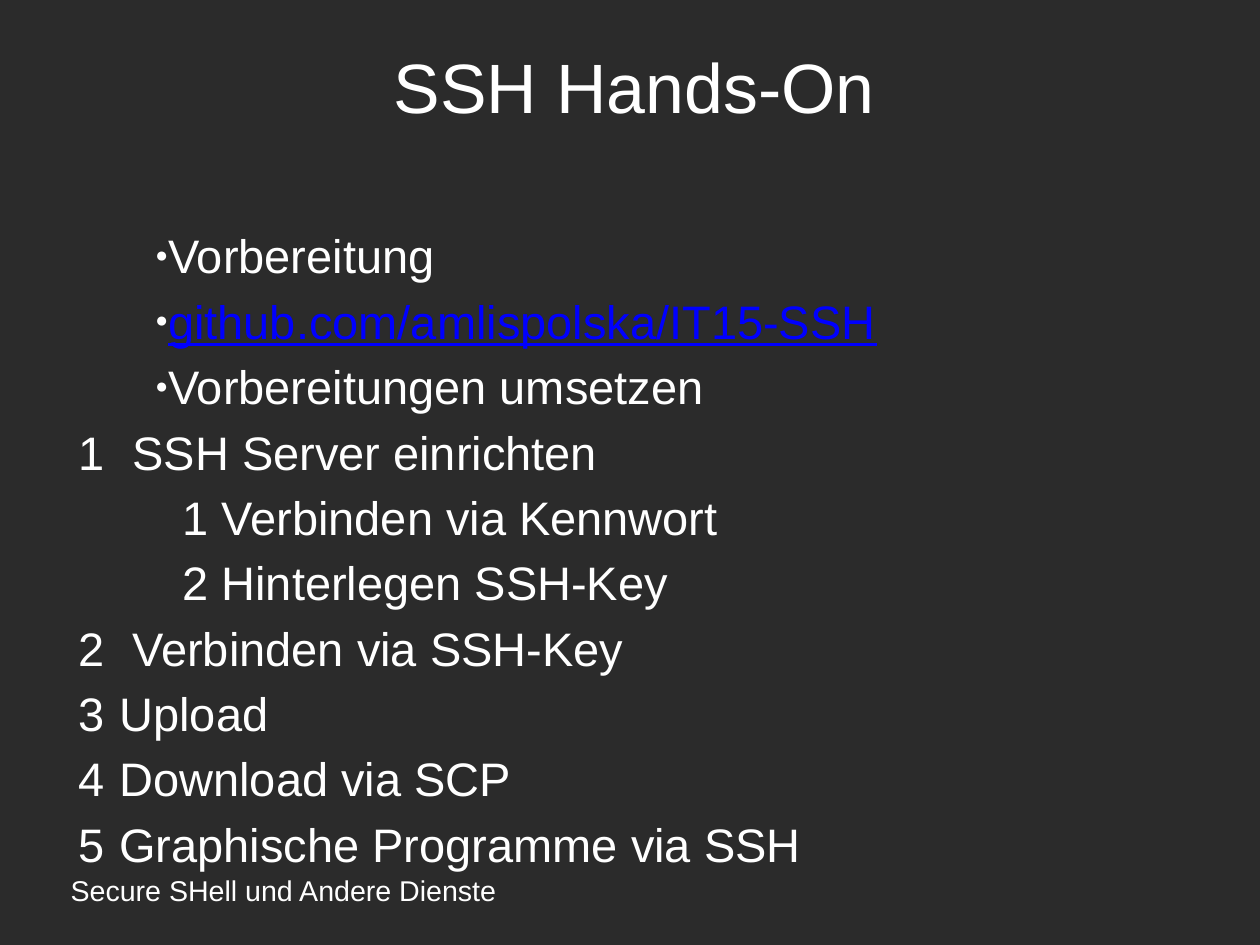
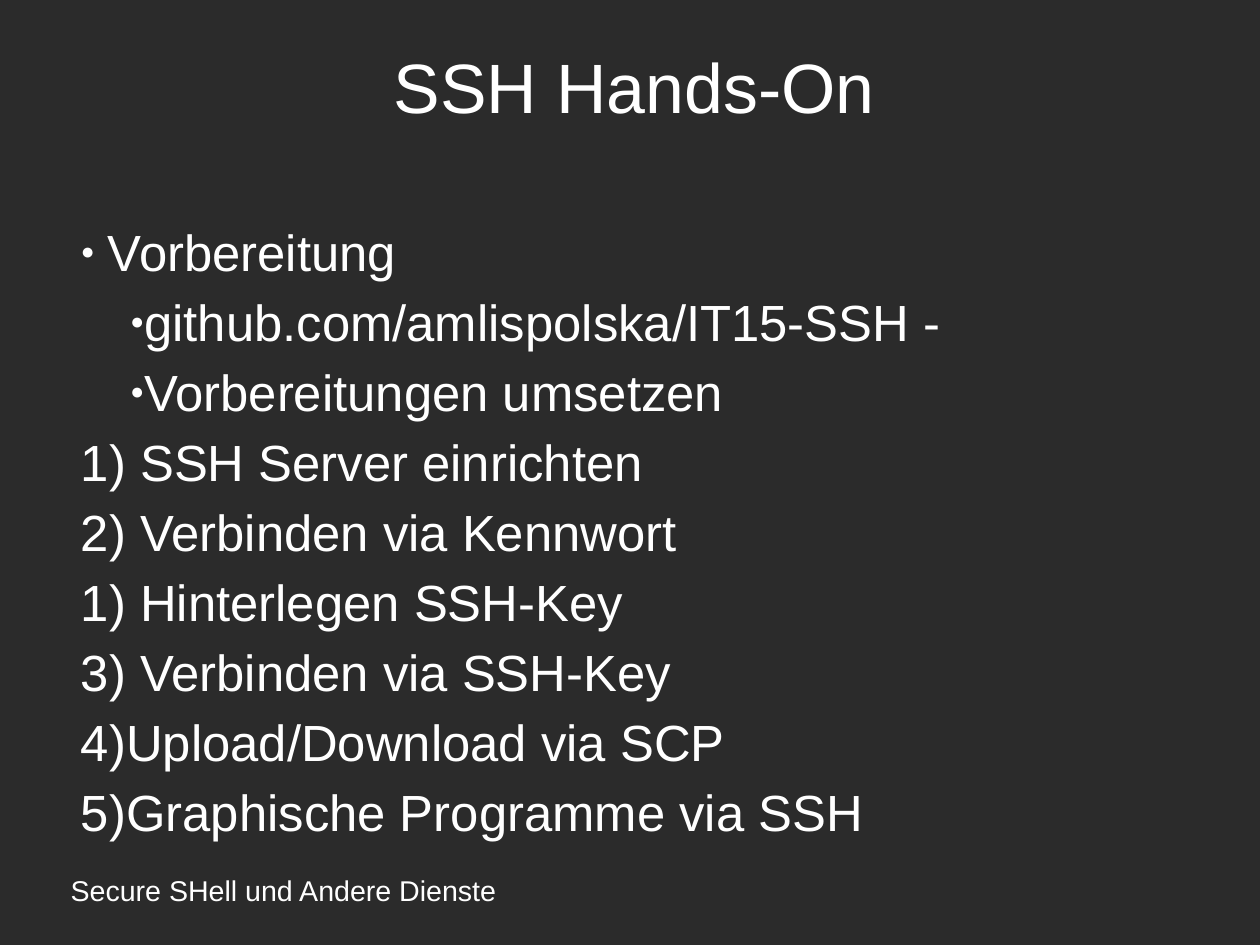
Before and after one commit to amlispolska/SSH-Projekt, a slide deck: slide 18 of ssh-presentation.odp. Drawn at 1260x945 pixels with LibreOffice and Linux fonts; fonts in the diff are those of the drawing; background and template pictures are left out; a plain dark background stands for a picture behind light text. Boxes give left, top, right and bottom in pixels: in the first picture for what was removed or moved away, otherwise in the second. Text is boxed around its words. In the diff, an @@ line names an element or a change of style, - is before the commit and + after.

```diff
--- a/ssh-presentation.odp
+++ b/ssh-presentation.odp
@@ subtitle at (x1=81, y1=234, x2=862, y2=842): size 29.6 to 32 pt in "Vorbereitung", "Vorbereitungen umsetzen", "SSH Server einrichten", "Verbinden via Kennwort" and 3 more places; list level 2 to 1 in "Vorbereitung"; indent changed; bullet 1 to 1); list level 3 to 1 in "Verbinden via Kennwort" @@
@@ subtitle at (x1=144, y1=304, x2=909, y2=352): text changed; size 29.6 to 32 pt; text colour #0000FF to #FFFFFF @@
-  ● github.com/amlispolska/IT15-SSH
+  ● github.com/amlispolska/IT15-SSH -
@@ subtitle at (x1=81, y1=724, x2=724, y2=772): text changed; size 29.6 to 32 pt @@
-3 Upload
-4 Download via SCP
+4) Upload/Download via SCP
```
Also in this commit, not shown: 9 other slides changed.
